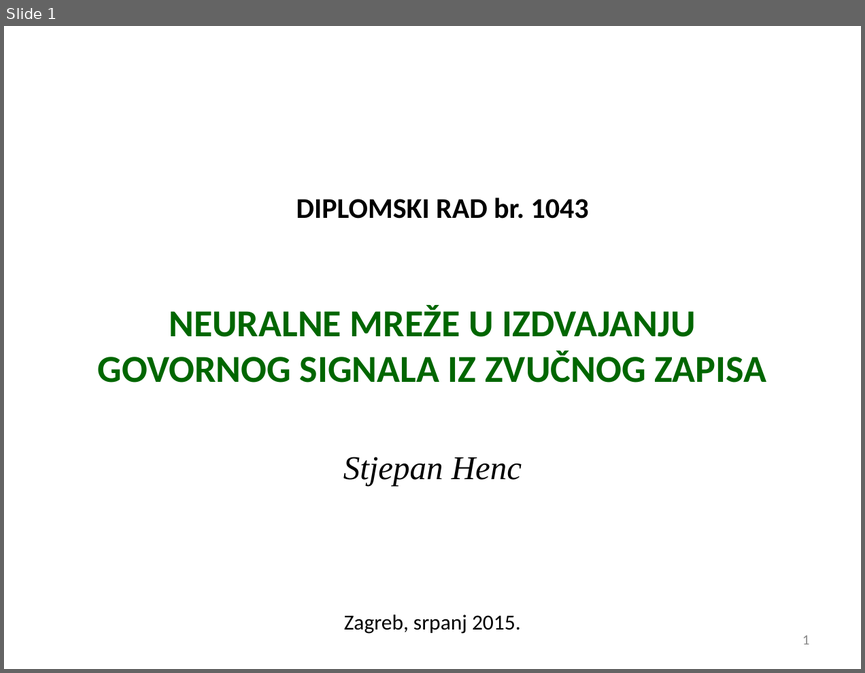
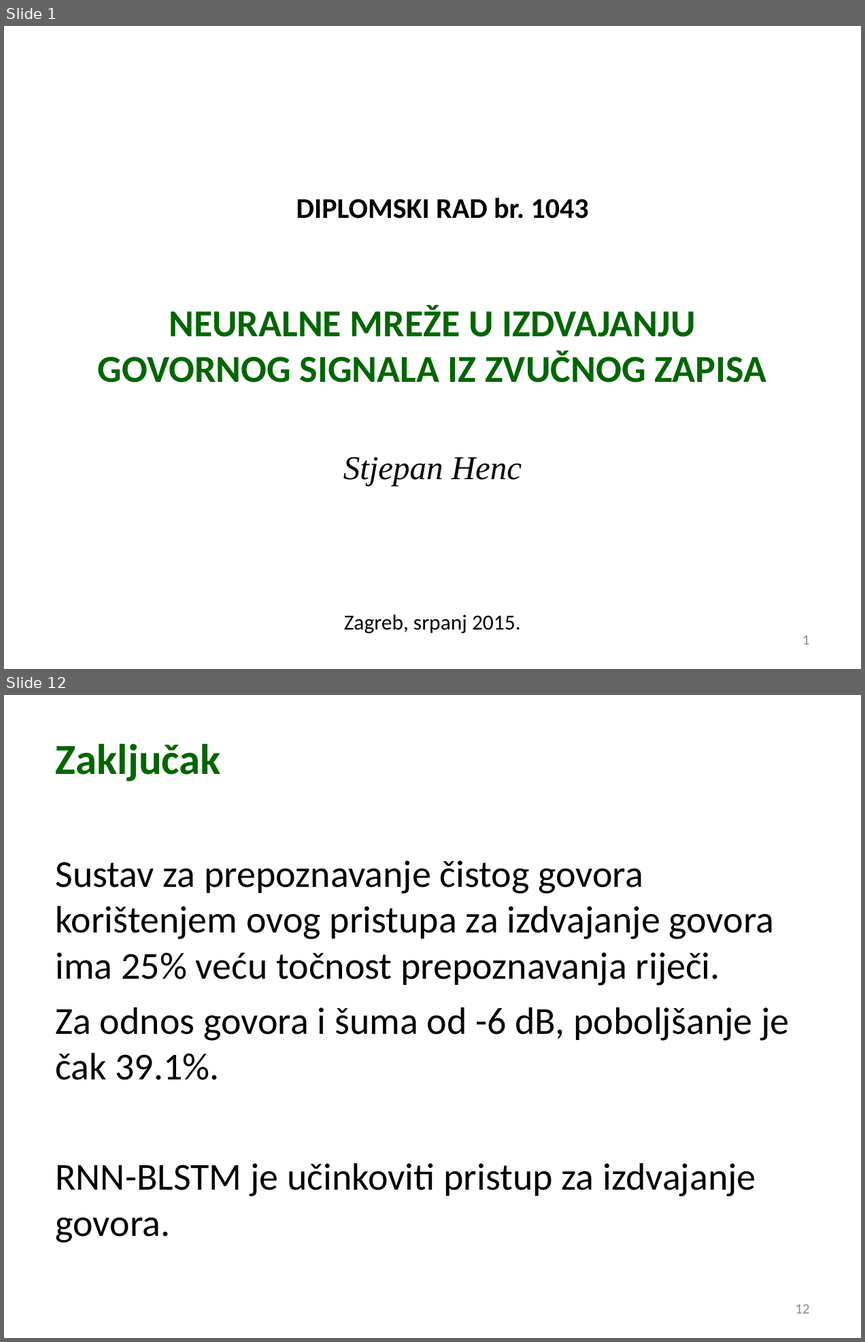
Before and after one commit to sthenc/diplomski_rad, a slide deck: obrana_stjepan_henc.ppt. Shown one above the other, each under a label of ours: slide 1 before the commit, slides 1 and 12 after it; the slides between them are not shown. The pictures are 865x673 and 865x1342 pixels, drawn with LibreOffice and Linux fonts; fonts in the diff are those of the drawing; background and template pictures are left out. Boxes give left, top, right and bottom in pixels: in the first picture for what was removed or moved away, otherwise in the second. Text is boxed around its words. In the diff, an @@ line names an element or a change of style, - is before the commit and + after.

```diff
--- a/obrana_stjepan_henc.ppt
+++ b/obrana_stjepan_henc.ppt
@@ slide 12 added at bbox=[4, 695, 861, 1338], background picture (left out) @@
@@ title added at bbox=[56, 743, 221, 781], 36 pt, text #006600, bold @@
+Zaključak
@@ text added at bbox=[55, 860, 789, 1242], 32 pt, text #000000 @@
+Sustav za prepoznavanje čistog govora korištenjem ovog pristupa za izdvajanje govora ima 25% veću točnost prepoznavanja riječi.
+Za odnos govora i šuma od -6 dB, poboljšanje je čak 39.1%.
+RNN-BLSTM je učinkoviti pristup za izdvajanje govora.
@@ page number added at bbox=[795, 1304, 809, 1313], 12 pt, text #898989 @@
+12
```
Also in this commit, not shown: 11 other slides added, 1 slide removed, 3 other files.
